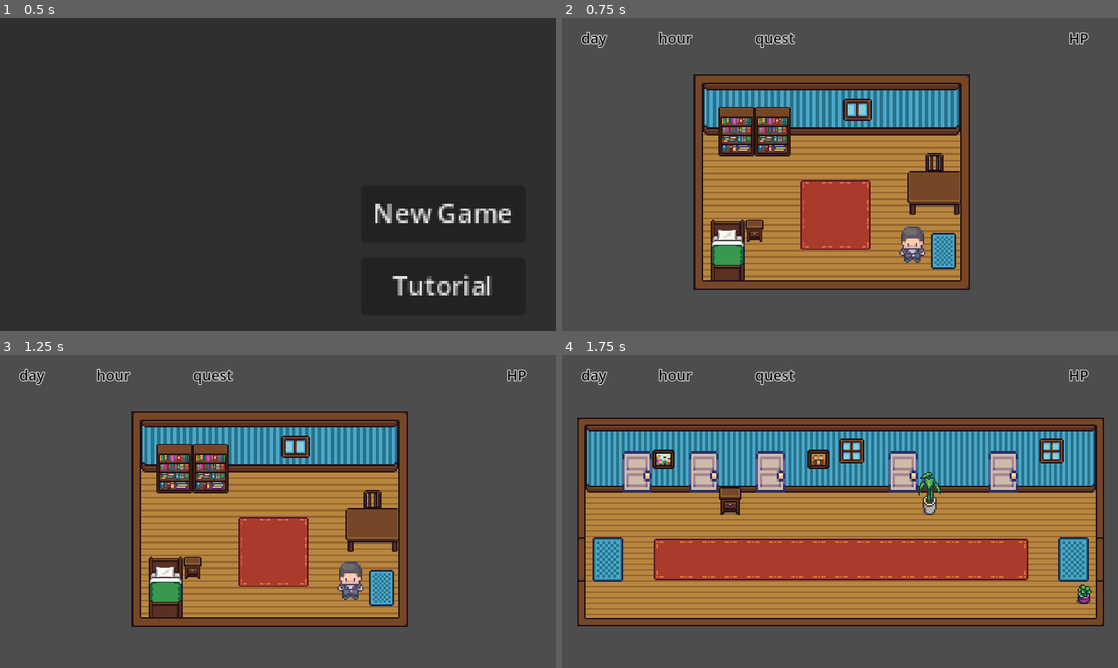
Above: before the commit, frames 1-4 (two rows, left to right).
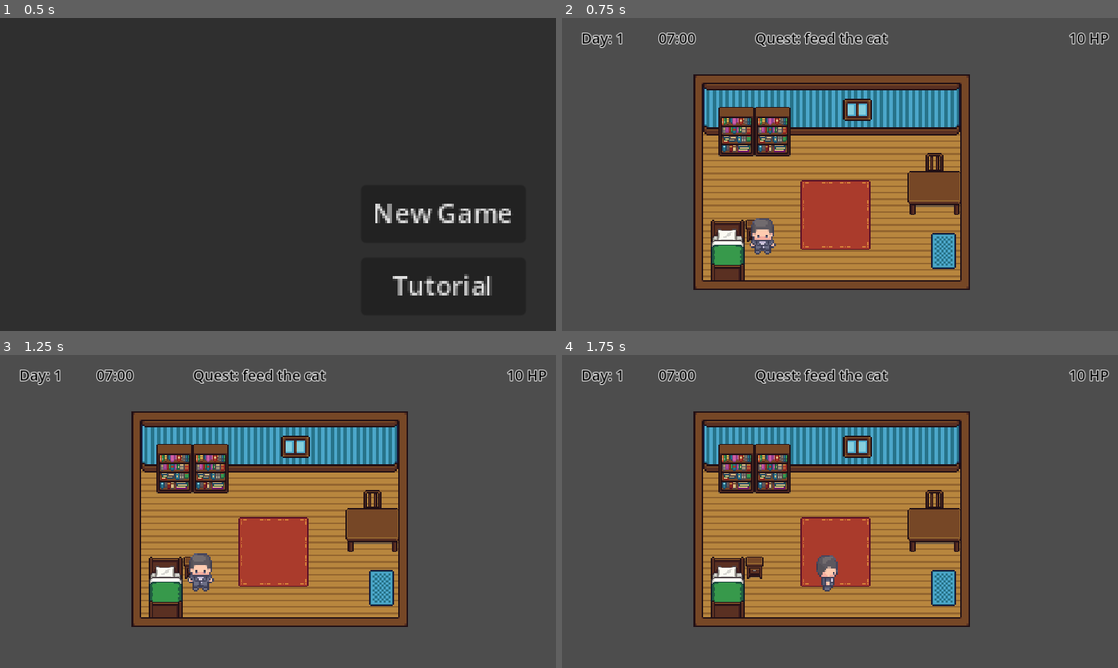
Above: after the commit, the same moments.

Repository: Poppo9/wild-jam-78
Game: Godot game, scene res://scenes/main_menu.tscn
Same seed, same stepped clock (60 frames per second), same inputs: the game is played once before the commit and once after it. Sound files missing from this copy of the repository are replaced by a short silence.
Inputs:
- Up to frame 1 (0.5 s): no input
- Up to frame 2 (0.75 s): click "New Game" at 0.5 s
- Up to frame 3 (1.25 s): no input
- Up to frame 4 (1.75 s): hold Right (ui_right) from 1.28 s (still down)

Frame 1 is identical in both runs. In frame 2, 2.0% of the frame differs, in the area x 3-99%, y 4-79%; in frame 3, 2.0%; in frame 4, 56%, in the area x 2-99%, y 4-87%.
Error before the commit: Parse Error: Expected expression as dictionary value. (res://scripts/global.gd:23)

Commit message:
background music

Diff:
--- a/project.godot
+++ b/project.godot
@@ -19,6 +19,7 @@
 [autoload]
 
 Global="*res://scripts/global.gd"
+BackgroundMusic="*res://scenes/BackgroundMusic.tscn"
 
 [display]
 
--- /dev/null
+++ b/scenes/BackgroundMusic.tscn
@@ -0,0 +1,10 @@
+[gd_scene load_steps=2 format=3 uid="uid://cl46q17hnwx7i"]
+
+[ext_resource type="Script" path="res://scripts/BackgroundMusic.gd" id="1_8psuj"]
+
+[node name="Node" type="Node"]
+script = ExtResource("1_8psuj")
+
+[node name="AudioStreamPlayer" type="AudioStreamPlayer" parent="."]
+volume_db = -25.0
+autoplay = true
--- a/scenes/main_menu.tscn
+++ b/scenes/main_menu.tscn
@@ -1,8 +1,7 @@
-[gd_scene load_steps=4 format=3 uid="uid://dkokvykw1i5fk"]
+[gd_scene load_steps=3 format=3 uid="uid://dkokvykw1i5fk"]
 
 [ext_resource type="Script" path="res://scripts/main_menu.gd" id="1_4eydl"]
 [ext_resource type="Texture2D" uid="uid://bmqsgnqj3mtrh" path="res://assets/background.png" id="2_8vhoa"]
-[ext_resource type="AudioStream" uid="uid://bqija72kung25" path="res://assets/Village.mp3" id="3_xlliw"]
 
 [node name="main_menu" type="Node2D"]
 position = Vector2(548, 296)
@@ -27,10 +26,4 @@
 scale = Vector2(3.41619, 3.41619)
 text = "Tutorial"
 
-[node name="AudioStreamPlayer" type="AudioStreamPlayer" parent="."]
-stream = ExtResource("3_xlliw")
-volume_db = -20.048
-autoplay = true
-parameters/looping = false
-
 [connection signal="pressed" from="Button" to="." method="_on_button_pressed"]
--- /dev/null
+++ b/scripts/BackgroundMusic.gd
@@ -0,0 +1,20 @@
+extends Node
+
+@onready var audio_player = $AudioStreamPlayer
+# Called when the node enters the scene tree for the first time.
+func _ready() -> void:
+	process_mode = Node.PROCESS_MODE_ALWAYS
+	# Load and play your music
+	var music = load("res://assets/Village.mp3")
+	audio_player.stream = music
+	audio_player.stream.loop = true
+	audio_player.finished.connect(_on_audio_finished)
+	audio_player.play()
+
+# Called every frame. 'delta' is the elapsed time since the previous frame.
+func _process(delta: float) -> void:
+	pass
+
+func _on_audio_finished():
+	# This will automatically restart the music when it ends
+	audio_player.play()
--- a/scripts/global.gd
+++ b/scripts/global.gd
@@ -20,12 +20,12 @@
 var quests = {
 	"eat something":[[6,7],[11,13],[18,19]], #2 volte al giorno
 	"drink some water":[0,24], #2 volte
-	"go to the bathroom":, #2 volte al giorno
-	"feed the cat":, #1 volta
-	"eat something":, #2 volte al giorno
-	"drink some water":, #2 volte
-	"go to sleep":, #1
-	"go to the bathroom": #2 volte al giorno
+	#"go to the bathroom":, #2 volte al giorno
+	#"feed the cat":, #1 volta
+	#"eat something":, #2 volte al giorno
+	#"drink some water":, #2 volte
+	#"go to sleep":, #1
+	#"go to the bathroom": #2 volte al giorno
 }
 var quest_bannate = []
 
